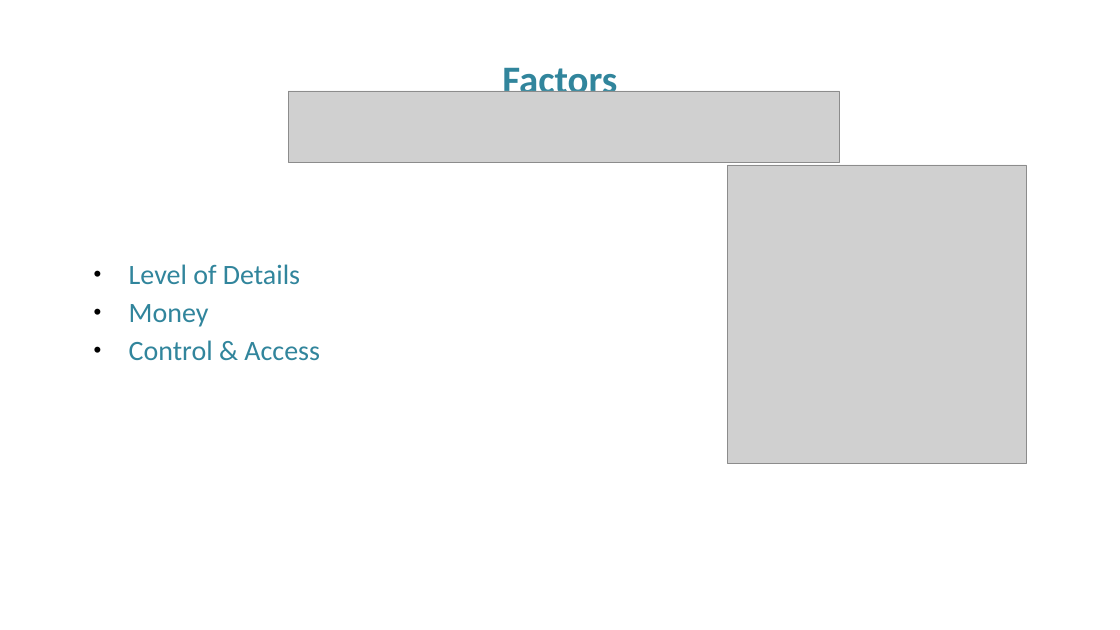
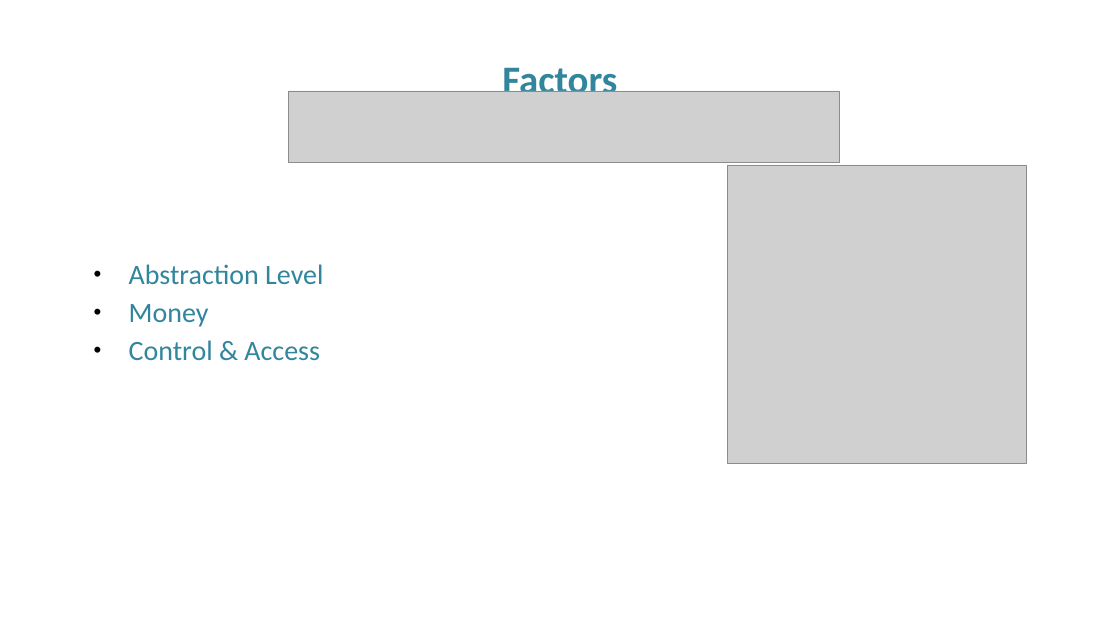
Before and after one commit to FITE-5thYear/InformationSystems, a slide deck: slide 14 of scaling in the cloud.pptx (slide 13 before the commit). Drawn at 1120x630 pixels with LibreOffice and Linux fonts; fonts in the diff are those of the drawing; grey boxes stand for pictures; background and template pictures are left out. Boxes give left, top, right and bottom in pixels: in the first picture for what was removed or moved away, otherwise in the second. Text is boxed around its words. In the diff, an @@ line names an element or a change of style, - is before the commit and + after.

```diff
--- a/scaling in the cloud.pptx
+++ b/scaling in the cloud.pptx
@@ text at (x1=129, y1=264, x2=323, y2=284): text changed @@
-• Level of Details
+• Abstraction Level
```
Also in this commit, not shown: 1 other slide changed, 1 slide added, 1 other file.
